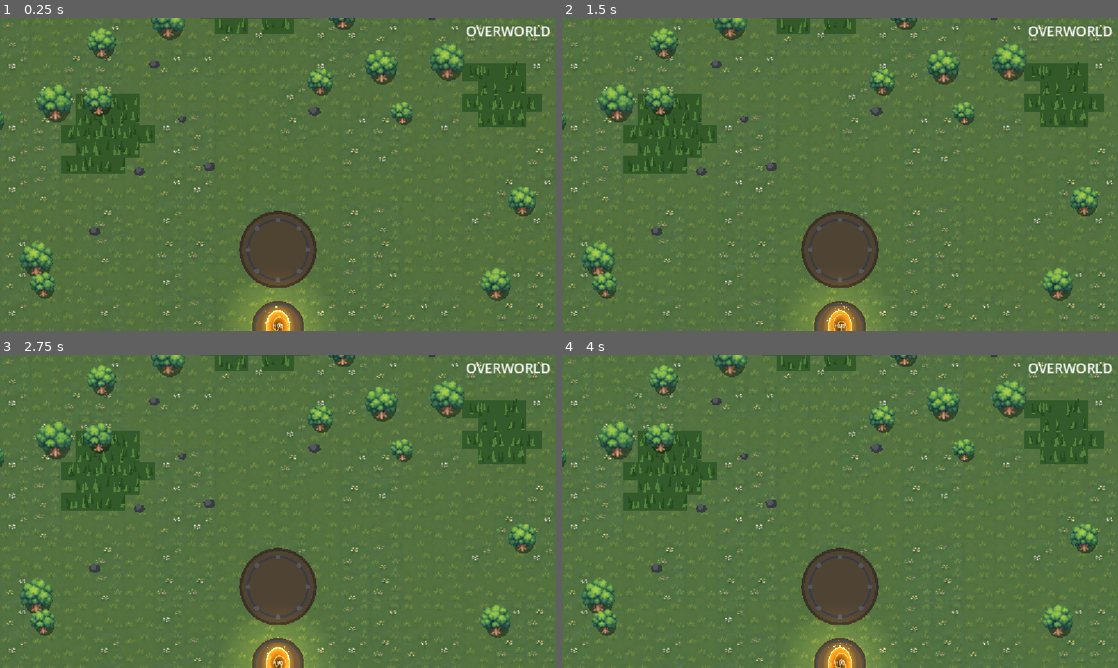
Above: before the commit, frames 1-4 (two rows, left to right).
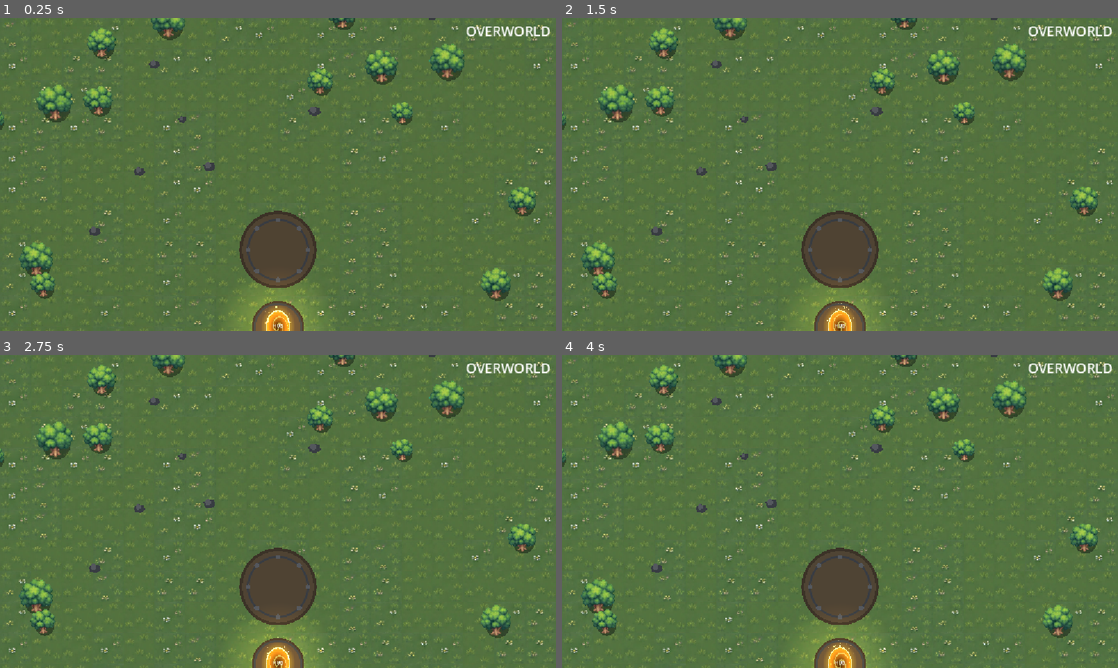
Above: after the commit, the same moments.

Repository: BestestGameStudio/gangU
Game: Godot game, scene res://game/world/overworld.tscn
Two runs of this game, one before a commit and one after it. Both use one fixed random seed, a clock stepped at 60 frames per second and the inputs below. This scene is started directly instead of the project's main scene.
Inputs (mouse positions are in pixels of both pictures, inside the frame that each line leads up to):
- Up to frame 1 (0.25 s): no input
- Up to frame 2 (1.5 s): tap Enter at 0.5 s; move the mouse to (962, 158) at 0.52 s; hold D (move_right) 0.53-1.25 s; hold Space (cast) 0.53-1.25 s; click (962, 158) at 0.67 s; drag from (728, 190) to (840, 327) at 1.27 s
- Up to frame 3 (2.75 s): move the mouse to (333, 442) at 2.02 s; hold D (move_right) from 2.03 s (still down); tap C at 2.1 s
- Up to frame 4 (4 s): release D (move_right) at 2.75 s; drag from (812, 574) to (673, 464) at 2.77 s; move the mouse to (1006, 558) at 3.52 s; hold A (move_left) from 3.53 s (still down); tap Q at 3.6 s

The runs differ from the first frame. In frame 1, 5.2% of the frame differs, in the area x 11-98%, y 0-50%; in frame 2, 5.2%; in frame 3, 5.2%; in frame 4, 5.2%.
Error before the commit: Cannot call method 'get_node' on a null value. (res://game/world/desert_statue_arena.gd:126)
Error after the commit: Parse Error: Too few arguments for "begin_throw()" call. Expected at least 3 but received 2. (res://game/world/desert_statue_arena.gd:469)

Commit message:
Update begin_throw to include direction parameter

Diff:
--- a/game/world/desert_statue.gd
+++ b/game/world/desert_statue.gd
@@ -25,10 +25,10 @@
 func _throw_speed(cycle: float) -> float:
 	return THROW_DURATION / minf(THROW_DURATION, maxf(cycle * 0.9, 0.1))
 
-func begin_throw(fires_in: float, cycle: float) -> void:
+func begin_throw(fires_in: float, cycle: float, direction: Vector2) -> void:
 	if broken or absorbed or _phase_two():
 		return
-	_stationary.play(_inward_animation(), _throw_speed(cycle))
+	_stationary.play(_throw_animation(direction), _throw_speed(cycle))
 	# Account for the physics tick crossing the cue time. Release is still
 	# controlled by the arena lane, never by an animation callback.
 	_seek_animation(maxf(throw_windup(cycle) - fires_in, 0.0) * _throw_speed(cycle))
@@ -56,11 +56,12 @@
 func _phase_two() -> bool:
 	return arena is DesertStatueArena and (arena as DesertStatueArena).state == DesertStatueArena.State.PHASE_TWO
 
-func _inward_animation() -> StringName:
-	var inward := -_ring_position
-	if absf(inward.x) > absf(inward.y):
-		return &"throw_right" if inward.x > 0 else &"throw_left"
-	return &"throw_down" if inward.y >= 0 else &"throw_up"
+# The supplied art is directional; pick the pose matching the actual spear
+# path so any aim (player, statue or centre) reads correctly.
+func _throw_animation(direction: Vector2) -> StringName:
+	if absf(direction.x) > absf(direction.y):
+		return &"throw_right" if direction.x > 0 else &"throw_left"
+	return &"throw_down" if direction.y >= 0 else &"throw_up"
 
 func _seek_animation(seconds: float) -> void:
 	for i in STATIONARY_FRAMES.get_frame_count(_stationary.animation):
